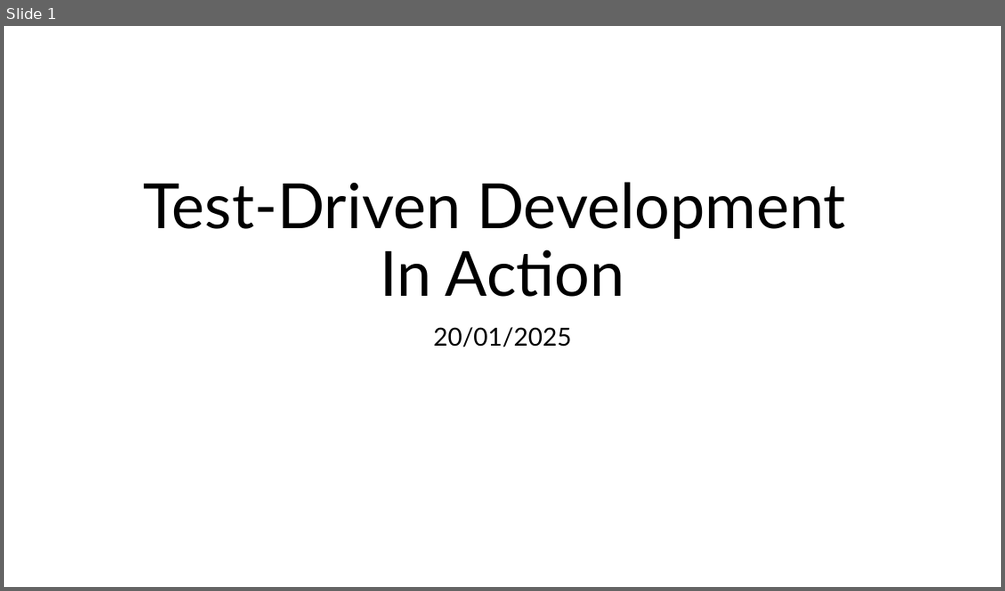
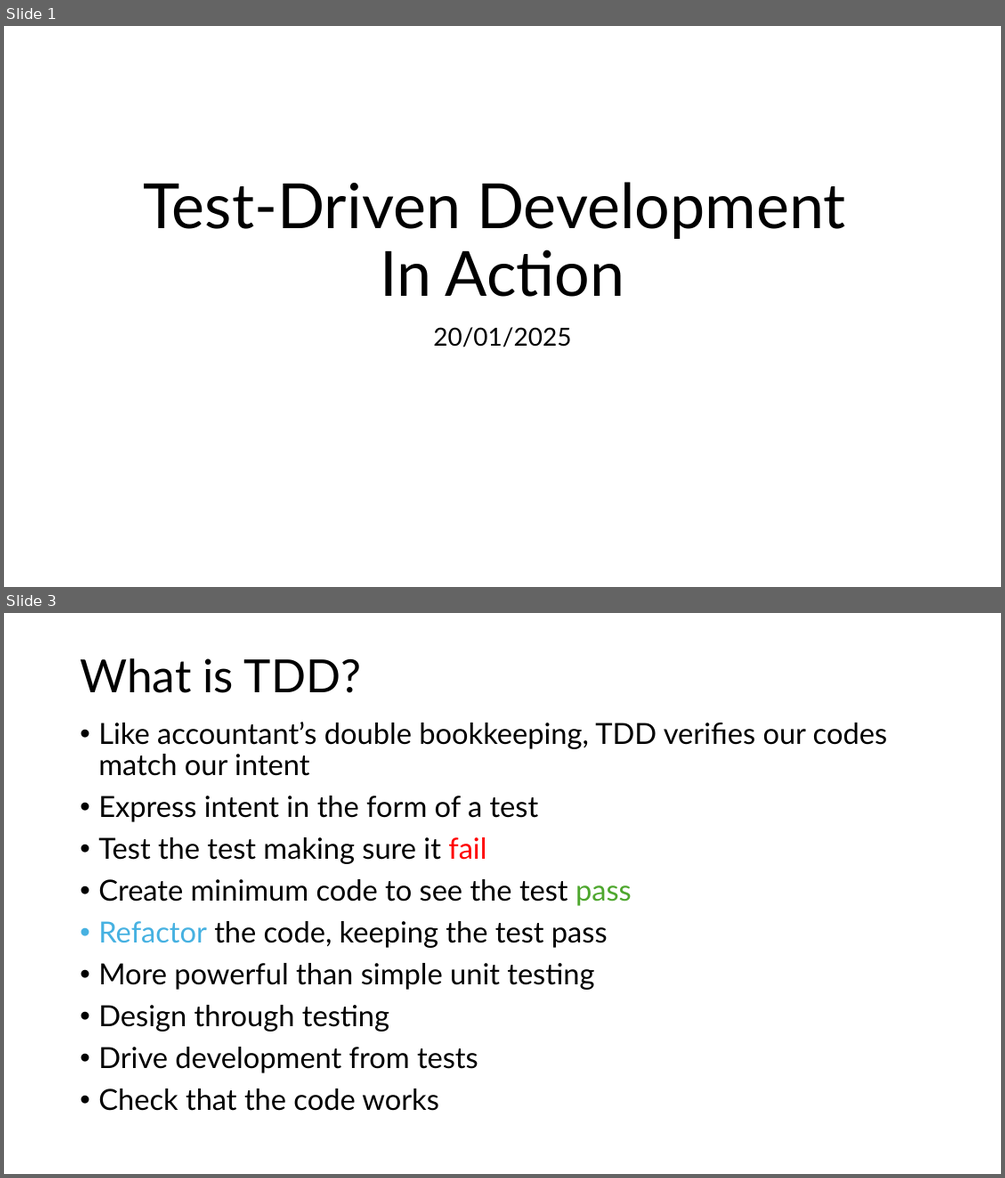
Before and after one commit to G2HJei/tdd-birthday-emails, a slide deck: Test-Driven Development.pptx. Shown one above the other, each under a label of ours: slide 1 before the commit, slides 1 and 3 after it; the slides between them are not shown. The pictures are 1005x591 and 1005x1178 pixels, drawn with LibreOffice and Linux fonts; fonts in the diff are those of the drawing. Boxes give left, top, right and bottom in pixels: in the first picture for what was removed or moved away, otherwise in the second. Text is boxed around its words. In the diff, an @@ line names an element or a change of style, - is before the commit and + after.

```diff
--- a/Test-Driven Development.pptx
+++ b/Test-Driven Development.pptx
@@ slide 3 added at [4,613,1001,1174], background #FFFFFF @@
@@ text added at [80,658,361,693], 44 pt, text #000000 @@
+What is TDD?
@@ text added at [98,722,887,1111], 28 pt, text #000000 @@
+• Like accountant’s double bookkeeping, TDD verifies our codes match our intent
+• Express intent in the form of a test
+• Test the test making sure it fail
+• Create minimum code to see the test pass
+• Refactor the code, keeping the test pass
+• More powerful than simple unit testing
+• Design through testing
+• Drive development from tests
+• Check that the code works
```
Also in this commit, not shown: 5 slides changed, 9 other slides added, 3 other files.
